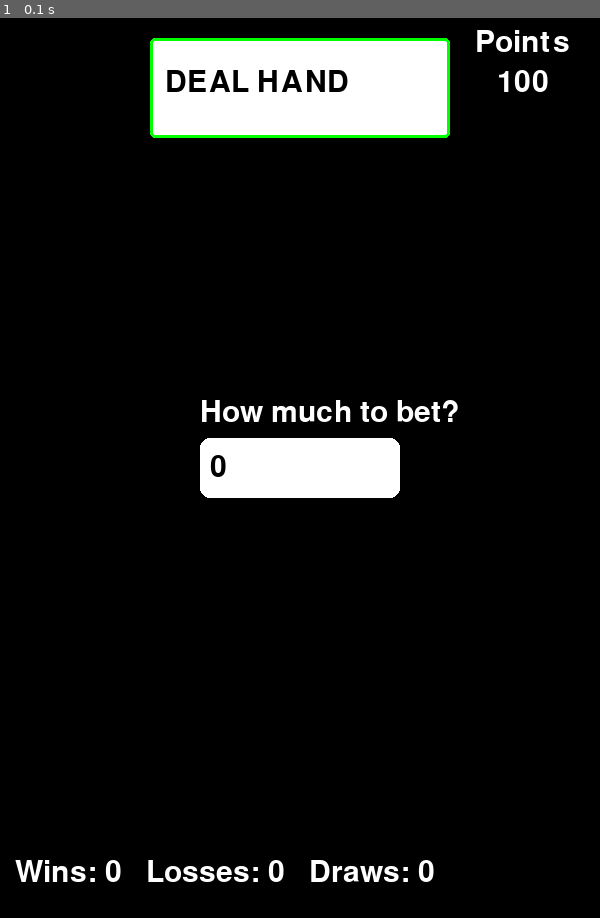
Above: before the commit, frame 1.
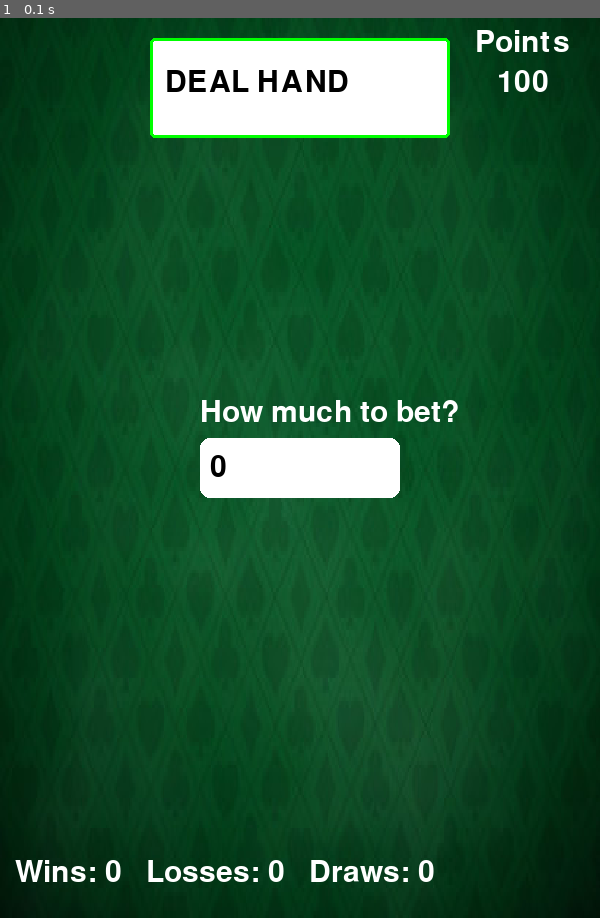
Above: after the commit, the same moment.

Repository: UCLL-introproject-project/ucll-introproject-project-2324-pygame-development-project-ao-2425-v2-project-resources
Game: pygame game, started from blackjack_game/blackjack_gamefile.py
Two runs of this game, one before a commit and one after it. Both use one fixed random seed, a clock stepped at 60 frames per second and the inputs below.
Inputs:
- Up to frame 1 (0.1 s): no input

The runs differ from the first frame. In frame 1, 91% of the frame differs, in the area x 0-100%, y 0-100%.

Commit message:
new background added

Diff:
--- a/blackjack_game/blackjack_gamefile.py
+++ b/blackjack_game/blackjack_gamefile.py
@@ -53,6 +53,8 @@
 font = pygame.font.Font(None, 44)
 smaller_font = pygame.font.Font(None, 36)
 active = False
+background = pygame.image.load("images/blackjack_background.jpg")
+background = pygame.transform.scale(background, (WIDTH, HEIGHT))
 
 game_deck, back = open_deck(cards_path)
 
@@ -214,7 +216,7 @@
 while run:
     # run game at our framerate and fill screen with bg color
     timer.tick(fps)
-    screen.fill('black')
+    screen.blit(background, (0, 0))
     #initial deal to player and dealer
     if initial_deal:
         for i in range(2):
Binary file added: images/blackjack_background.jpg
